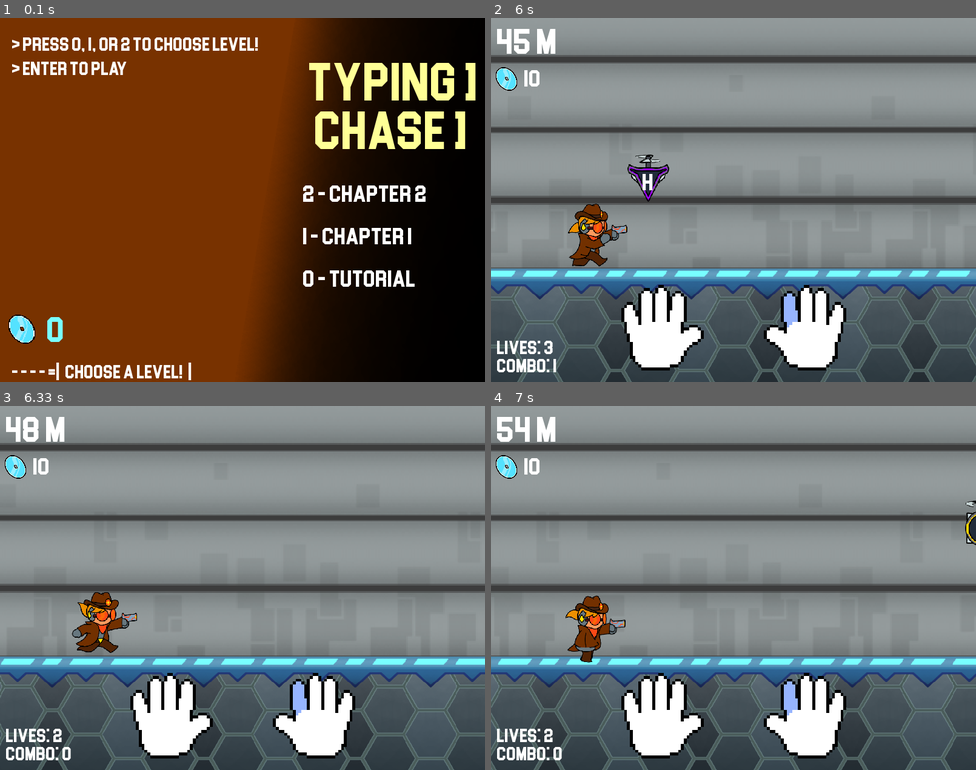
Above: before the commit, frames 1-4 (two rows, left to right).
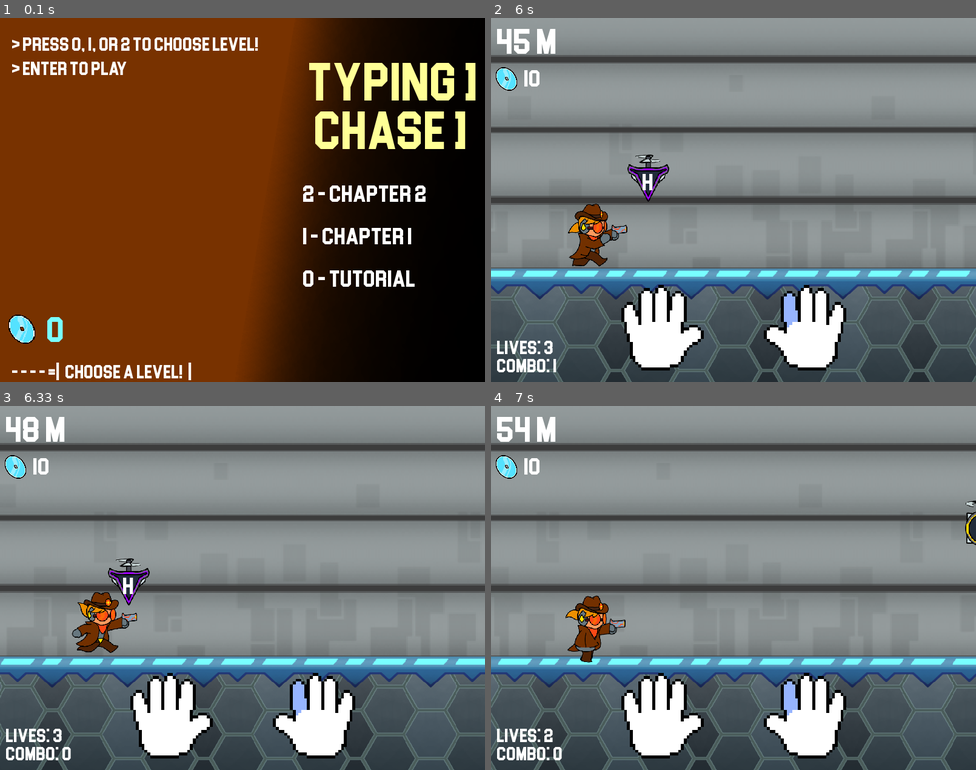
Above: after the commit, the same moments.

Repository: ArthurMarshallCavalcanteRezende/typing-chase_pygame
Game: pygame game, started from main.py
The game is run twice, just before and just after one commit, with the same random seed, the same clock (stepped at 60 frames per second) and the same inputs.
Inputs:
- Up to frame 1 (0.1 s): no input
- Up to frame 2 (6 s): tap 1 at 0.33 s; tap Enter at 0.67, 1.33, 1.68, 2.23, 2.78, 3.33, 3.88, 4.43, 4.98, 5.53 s; type "ann" at 1 s; type "a" at 1.55 s; type "r" at 2.1 s; type "o" at 2.65 s; type "i" at 3.2 s; type "t" at 3.75 s; type "s" at 4.3 s; type "n" at 4.85 s; type "l" at 5.4 s; type "c" at 5.95 s
- Up to frame 3 (6.33 s): tap Enter at 6.08 s
- Up to frame 4 (7 s): type "e" at 6.5 s; tap Enter at 6.63 s

Frames 1-2 are identical in both runs. In frame 3, 0.5% of the frame differs, in the area x 11-31%, y 41-93%; in frame 4, nothing differs.

Commit message:
Train intro and enemy collision system

Diff:
--- a/game_data.py
+++ b/game_data.py
@@ -205,7 +205,7 @@
     game.player_pos = ((game.SCREEN_WIDTH // 3) - 100,
                     game.SCREEN_HEIGHT - 235)
 
-    game.player = plr.Player(game.player_pos)
+    game.player = plr.Player(game)
     update_loading(game)
 
     # Hands Sprites
@@ -240,7 +240,8 @@
     game.bullet_train = pygame.image.load(f"./game_assets/stages/2/bullet_train.png").convert_alpha()
     game.bullet_train_rect = game.bullet_train.get_rect()
     game.bullet_train = pygame.transform.scale(game.bullet_train, (750, 450))
-    game.bullet_train_rect.center = (game.SCREEN_WIDTH // 3, game.SCREEN_HEIGHT // 1.5)
+    game.bullet_train_rect.center = (-10, game.SCREEN_HEIGHT // 1.5)
+    game.bullet_train_speed = 5
     update_loading(game)
 
     # Sounds
--- a/modules/enemy.py
+++ b/modules/enemy.py
@@ -66,6 +66,7 @@
     def __init__(self, game, name, sprite_list, size, difficulty, has_frame=False):
         self.loaded = False
         self.is_word = False
+        self.reached_player = False
         self.has_frame = has_frame
         self.size = size
         self.difficulty = difficulty
@@ -135,9 +136,11 @@
         bg_sized_y = int(game.header_font.get_height() * 1.5)
         self.bg = pygame.transform.scale(self.bg, (bg_size_x, bg_sized_y))
         self.bg_rect = self.bg.get_rect()
+        self.bg_rect.x = game.SCREEN_WIDTH + 200
 
         self.text = game.header_font.render(f'{self.remaining_text}', True, game.COLORS.white)
         self.text_rect = self.bg.get_rect()
+        self.text_rect.center = self.rect.center
 
         self.loaded = True
 
@@ -146,7 +149,34 @@
         if not self.loaded: return
 
         self.sprite.update(self)
-        self.rect.x -= self.speed
+
+        if not self.reached_player:
+            self.rect.x -= self.speed
+        else:
+            # Moving to the player if reached far enough
+            direction_x = game.player.current_rect.x - self.rect.x
+            direction_y = game.player.current_rect.y - self.rect.y
+            distance = (direction_x ** 2 + direction_y ** 2) ** 0.5
+
+            self.rect.x += self.speed * (direction_x / distance)
+            self.rect.y += self.speed * (direction_y / distance)
+
+        # Remove if offscreen
+        if self.rect.x < -100:
+            game.level.enemy_list.remove(self)
+
+        # Damage player when colliding
+        if self.rect.colliderect(game.player.hitbox) and self in game.level.enemy_list:
+            if game.level.stage != 0:
+                game.player.lives -= 1
+                game.damage_sound.play()
+                game.destroy_sound.play()
+            else:
+                game.wrong_sound.play()
+
+            game.player.combo = 0
+            game.level.enemy_list.remove(self)
+
         self.bg_rect.center = self.rect.center
         self.bg_rect.y = self.rect.y - 80
 
--- a/modules/levels.py
+++ b/modules/levels.py
@@ -103,6 +103,7 @@
         self.difficulty_req = 100
         self.enemy_spawn_time = 0
         self.spawn_interval = 2000
+        self.max_enemy_distance = 200
         self.enemy_speed = 2
         self.distance_per_frame = 1
         self.possible_enemies = {}
@@ -134,19 +135,24 @@
         self.spawn_max = 1
         self.word_chance = 0
 
+        game.bullet_train_rect.centerx = -10
+        game.bullet_train_speed = 5
+
         if self.stage == 0:
             game.player.speed = 0
             self.enemy_speed = 1
-
+            self.max_enemy_distance = -200
         elif self.stage == 1:
             self.word_chance = 10
             self.spawn_max = 1
             game.player.speed = 3
+            self.max_enemy_distance = 200
         elif self.stage == 2:
             self.word_chance = 40
             self.spawn_max = 2
             self.enemy_speed = 3
             game.player.speed = 15
+            self.max_enemy_distance = 350
 
         level_config(game, self)
 
@@ -250,13 +256,8 @@
                     closest_to_plr = [enemy, player_magnitude]
 
                 # If enemy passed the limit to damage player
-                if enemy.rect.x < 200:
-                    game.destroy_sound.play()
-                    game.damage_sound.play()
-
-                    game.player.lives -= 1
-                    game.player.combo = 0
-                    self.enemy_list.remove(enemy)
+                if enemy.rect.x < self.max_enemy_distance:
+                    enemy.reached_player = True
 
         if enemy_killed:
             game.destroy_sound.play()
@@ -281,8 +282,15 @@
 
         game.left_hand.update(game.player.closest_enemy)
         game.right_hand.update(game.player.closest_enemy)
+        game.player.update(game)
 
         game.tick += 1
+
+        if game.bullet_train_rect.centerx < 200:
+            game.bullet_train_rect.centerx += game.bullet_train_speed
+
+            # Slowly decreasing intro speed for bullet train
+            game.bullet_train_speed *= 0.98
 
         # Incrementing distance every certain frames
         if self.stage != 0:
@@ -325,6 +333,9 @@
         game.screen.fill(self.bg_color)
 
         bg.update_terrain(game, game.level)
+
+        if self.stage == 2:
+            game.screen.blit(game.bullet_train, game.bullet_train_rect)
 
         for enemy in self.enemy_list:
             enemy.draw(game)
@@ -349,9 +360,6 @@
             game.screen.blit(game.score_image, (5, 80))
             game.screen.blit(lives_text, (10, game.SCREEN_HEIGHT - 80))
             game.screen.blit(combo_text, (10, game.SCREEN_HEIGHT - 50))
-
-        if self.stage == 2:
-            game.screen.blit(game.bullet_train, game.bullet_train_rect)
 
     def game_over(self, game):
         # Game Over
--- a/modules/player.py
+++ b/modules/player.py
@@ -76,20 +76,17 @@
 
     def draw(self, game):
         if self.visible:
-            new_rect = game.player.rect
-
             # Position on top of bullet train on level 2
             if game.level.stage == 2:
-                new_rect = pygame.Rect(
-                    game.player.rect.x + 50,
-                    game.player.rect.y - 150,
-                    IMG_SIZE, IMG_SIZE)
-
-            game.screen.blit(self.current_image, new_rect)
-
-
-class Player(pygame.sprite.Sprite):
-    def __init__(self, position):
+                game.player.current_rect = game.player.train_rect
+            else:
+                game.player.current_rect = game.player.rect
+
+            game.screen.blit(self.current_image, game.player.current_rect)
+
+
+class Player:
+    def __init__(self, game):
         super().__init__()
         self.sprite_list = []
         self.running_list = []
@@ -115,9 +112,16 @@
         self.oneshot_list.append(self.right_shoot)
 
         self.rect = pygame.Rect(0, 0, IMG_SIZE, IMG_SIZE)
-        self.rect.center = position
+        self.rect.center = game.player_pos
         self.shoot_visual_cd = [0, 32, False]
         self.is_running = False
+        self.train_rect = pygame.Rect(
+                    0,
+                    self.rect.y - 150,
+                    IMG_SIZE, IMG_SIZE)
+
+        self.current_rect = self.rect
+        self.hitbox = pygame.Rect(0, 0, IMG_SIZE // 4, IMG_SIZE // 2)
 
         self.lives = 3
         self.combo = 0
@@ -194,6 +198,11 @@
 
                 self.reset_anim()
 
+    def update(self, game):
+        self.hitbox.center = self.current_rect.center
+
+        if game.level.stage == 2:
+            self.train_rect.x = game.bullet_train_rect.centerx - 120
 
     def draw(self, game):
         # Drawing visible sprites and positioning them with offsets
